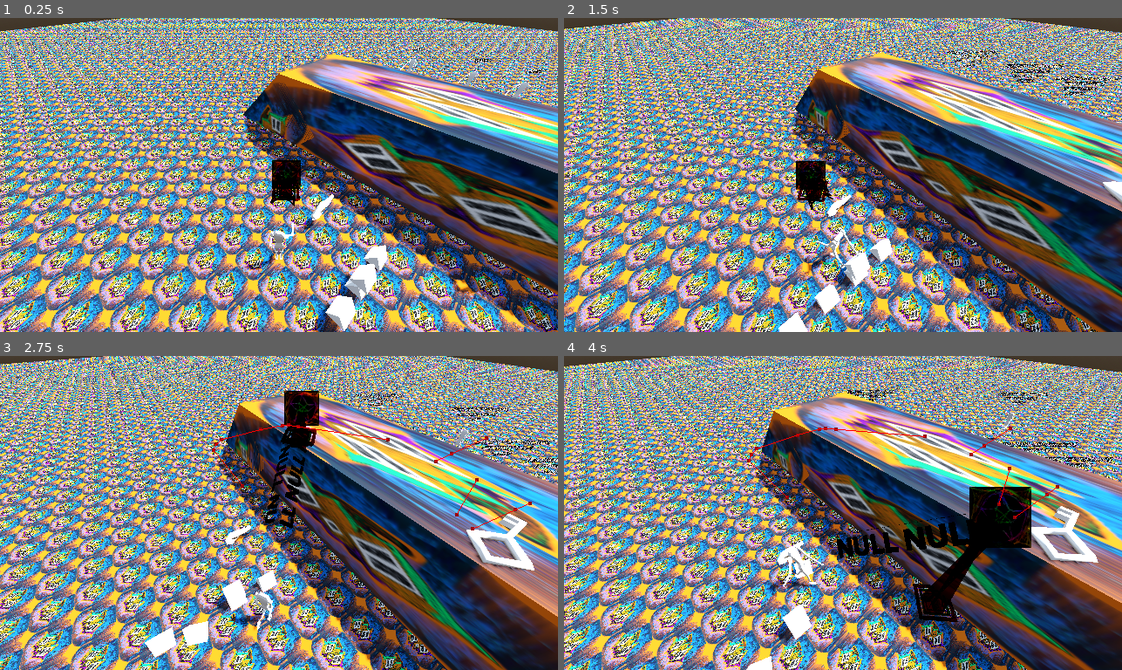
Above: before the commit, frames 1-4 (two rows, left to right).
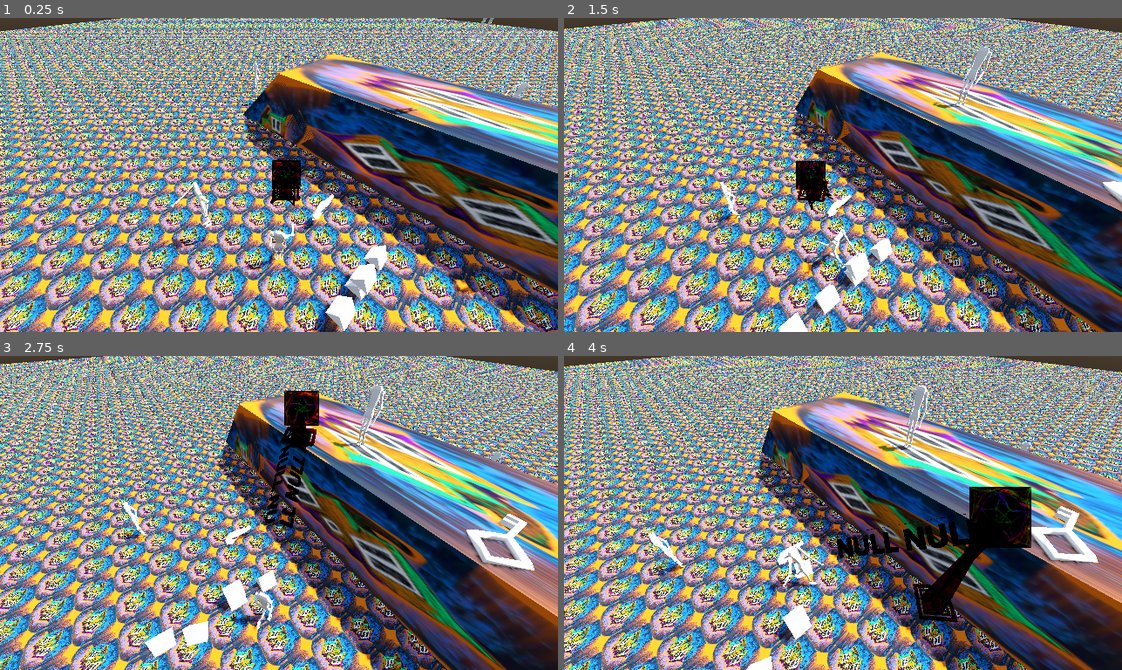
Above: after the commit, the same moments.

Repository: officialErnests/mut-4rr-
Game: Godot game, scene res://Scenes/test.tscn
Two runs of this game, one before a commit and one after it. Both use one fixed random seed, a clock stepped at 60 frames per second and the inputs below.
Inputs (mouse positions are in pixels of both pictures, inside the frame that each line leads up to):
- Up to frame 1 (0.25 s): no input
- Up to frame 2 (1.5 s): tap Enter at 0.5 s; move the mouse to (965, 159) at 0.52 s; hold D (right) 0.53-1.28 s; click (965, 159) at 0.6 s; move the mouse to (731, 190) at 1.27 s; hold S (backward) from 1.28 s (still down); tap Q (rot_cam_left) at 1.35 s
- Up to frame 3 (2.75 s): click (167, 528) at 1.55 s; move the mouse to (334, 443) at 2.02 s; release S (backward) at 2.03 s; hold D (right) from 2.03 s (still down); tap E (rot_cam_right) at 2.1 s; click (334, 443) at 2.3 s
- Up to frame 4 (4 s): move the mouse to (815, 575) at 2.77 s; release D (right) at 2.78 s; hold W (forward) 2.78-3.53 s; tap Shift (sprint) at 2.85 s; click (815, 575) at 3.05 s; move the mouse to (1010, 560) at 3.52 s; hold A (left) from 3.53 s (still down); right-click (1010, 560) at 3.6 s; click (1010, 560) at 3.8 s

The runs differ from the first frame. In frame 1, 0.8% of the frame differs, in the area x 28-98%, y 0-74%; in frame 2, 1.2%; in frame 3, 1.6%; in frame 4, 1.6%, in the area x 15-99%, y 9-89%.
Error after the commit: Parse Error: Too many arguments for "new()" call. Expected at most 3 but received 4. (res://Scripts/npc/npc_manager.gd:25)

Commit message:
v0.2.7.1 Changed godot theme - Changed my editors theme.. aka got distracted lol - Made npc rember items - took out some functions from class so they are more neater and could be reused - rewriting alot of code how pickups work

Diff:
--- a/Scenes/items/key.tscn
+++ b/Scenes/items/key.tscn
@@ -62,3 +62,10 @@
 [node name="CSGBakedCollisionShape3D2" type="CollisionShape3D" parent="."]
 transform = Transform3D(0, 0, 0.99999994, 0, 1, 0, -0.99999994, 0, 0, -0.100000024, 0, -0.6500001)
 shape = SubResource("BoxShape3D_kn0ow")
+
+[node name="VISIBLE" type="Node3D" parent="."]
+
+[node name="ViewPoint" type="Marker3D" parent="VISIBLE"]
+
+[node name="ViewPoint2" type="Marker3D" parent="VISIBLE"]
+transform = Transform3D(1, 0, 0, 0, 1, 0, 0, 0, 1, 0, 0, -1)
--- a/Scenes/npc.tscn
+++ b/Scenes/npc.tscn
@@ -17,7 +17,7 @@
 [sub_resource type="BoxShape3D" id="BoxShape3D_xxsvc"]
 size = Vector3(2, 2, 2)
 
-[node name="NPC" type="RigidBody3D" node_paths=PackedStringArray("interaction_hitbox", "vision_hitbox", "navigator", "item_manager")]
+[node name="NPC" type="RigidBody3D" node_paths=PackedStringArray("interaction_hitbox", "vision_hitbox", "navigator", "item_manager") groups=["npc"]]
 axis_lock_angular_x = true
 axis_lock_angular_z = true
 linear_damp = 1.0
@@ -30,6 +30,17 @@
 
 [node name="Body" parent="." instance=ExtResource("1_acqhf")]
 transform = Transform3D(-1, 0, 8.742278e-08, 0, 1, 0, -8.742278e-08, 0, -1, 0, 0, 0)
+
+[node name="VISIBLE" type="Node3D" parent="."]
+
+[node name="ViewPoint" type="Marker3D" parent="VISIBLE"]
+transform = Transform3D(1, 0, 0, 0, 1, 0, 0, 0, 1, 0, 1, 0)
+
+[node name="ViewPoint2" type="Marker3D" parent="VISIBLE"]
+transform = Transform3D(1, 0, 0, 0, 1, 0, 0, 0, 1, 0, 1.5, 0)
+
+[node name="ViewPoint3" type="Marker3D" parent="VISIBLE"]
+transform = Transform3D(1, 0, 0, 0, 1, 0, 0, 0, 1, 0, 0.1, 0)
 
 [node name="PickUp_pos" type="Marker3D" parent="."]
 
--- a/Scenes/player.tscn
+++ b/Scenes/player.tscn
@@ -278,3 +278,14 @@
 material_override = SubResource("StandardMaterial3D_l6n3p")
 mesh = SubResource("TorusMesh_olqyp")
 skeleton = NodePath("")
+
+[node name="VISIBLE" type="Node3D" parent="."]
+
+[node name="ViewPoint" type="Marker3D" parent="VISIBLE"]
+transform = Transform3D(1, 0, 0, 0, 1, 0, 0, 0, 1, 0, 1, 0)
+
+[node name="ViewPoint2" type="Marker3D" parent="VISIBLE"]
+transform = Transform3D(1, 0, 0, 0, 1, 0, 0, 0, 1, 0, 1.5, 0)
+
+[node name="ViewPoint3" type="Marker3D" parent="VISIBLE"]
+transform = Transform3D(1, 0, 0, 0, 1, 0, 0, 0, 1, 0, 0.1, 0)
--- a/Scenes/test.tscn
+++ b/Scenes/test.tscn
@@ -103,13 +103,13 @@
 transform = Transform3D(-1, 0, 8.742278e-08, 0, 1, 0, -8.742278e-08, 0, -1, 3, 1.0135527, -13.111565)
 
 [node name="NPC2" parent="NPC_MASTER" instance=ExtResource("6_0c07c")]
-transform = Transform3D(-1, 0, 8.742278e-08, 0, 1, 0, -8.742278e-08, 0, -1, 1, 1.0135527, -13.111565)
+transform = Transform3D(-1, 0, 8.742278e-08, 0, 1, 0, -8.742278e-08, 0, -1, 1, 5.0135527, -6.1115646)
 
 [node name="NPC3" parent="NPC_MASTER" instance=ExtResource("6_0c07c")]
-transform = Transform3D(-1, 0, 8.742278e-08, 0, 1, 0, -8.742278e-08, 0, -1, 5, 1.0135527, -13.111565)
+transform = Transform3D(-1, 0, 8.742278e-08, 0, 1, 0, -8.742278e-08, 0, -1, -8, 1.0135527, -6.1115646)
 
 [node name="NPC4" parent="NPC_MASTER" instance=ExtResource("6_0c07c")]
-transform = Transform3D(-1, 0, 8.742278e-08, 0, 1, 0, -8.742278e-08, 0, -1, -2, 1.0135527, -13.111565)
+transform = Transform3D(-1, 0, 8.742278e-08, 0, 1, 0, -8.742278e-08, 0, -1, -2, 1.0135527, 0.88843536)
 
 [node name="Items" type="Node3D" parent="."]
 
--- a/Scripts/globals/global.gd
+++ b/Scripts/globals/global.gd
@@ -30,8 +30,8 @@
 
 # npc
 var next_id := 0
-var npc_ids : Array[RigidBody3D]
-func declareNpc(p_npc: RigidBody3D) -> int:
-	npc_ids.push_back(p_npc)
+var charecter_ids : Array[RigidBody3D]
+func declareCharecter(p_npc: RigidBody3D) -> int:
+	charecter_ids.push_back(p_npc)
 	next_id += 1
 	return next_id - 1
--- a/Scripts/items/main/item.gd
+++ b/Scripts/items/main/item.gd
@@ -42,10 +42,15 @@
 		enums.ItemType.GUN:
 			extend_script.shoot()
 		enums.ItemType.KEY:
-			p_main.use(get_parent().params)
+			p_main.use(getParams())
 		_:
 			p_main.use()
 
+func getParams():
+	return get_parent().params
+
+func getType():
+	return type
 
 func drop() -> void:
 	item_equiped = false
--- a/Scripts/npc/npc_manager.gd
+++ b/Scripts/npc/npc_manager.gd
@@ -20,10 +20,13 @@
 
 func _ready() -> void:
 	# Finds and picks up first key since funny shit XD
-	id = global.declareNpc(self)
+	id = global.declareCharecter(self)
 	navigator.done_moving.connect(update)
 	priority_list.append(Idea.new(enums.Toughts.ITEM_PICKUP, enums.ItemType.KEY, {"door_key" : 1}, self))
 	priority_list.append(Idea.new(enums.Toughts.ITEM_PICKUP, enums.ItemType.GUN, {}, self))
+
+	vision_hitbox.body_entered.connect(visionSignal)
+	vision_hitbox.body_exited.connect(visionSignal)
 
 func update():
 	var is_decision_made = false
@@ -65,30 +68,48 @@
 	# also make so that if the function can't be done it adds new element to array and tries that
 	return is_decision_made
 
-class Seen_object extends Item:
+func visionSignal(body: Node3D):
+	if body.is_in_group("npc"):
+		pass
+	elif  body.is_in_group("item"):
+		pass
+	elif body.is_in_group("player"):
+		pass
+
+
+func visionCanSee(object: Node3D):
+	castRay(object.global_position)
+	#* TODO make em work based on visible markers aka markers 3d
+
+class Seen_object:
 	var position: Vector3
 	var time_seen: int
-	func _init(p_object_of_intrest: enums.ItemType, p_object_params: Dictionary, p_position: Vector3) -> void:
-		super(p_object_of_intrest, p_object_params)
+	var item: Item
+	func _init(p_position: Vector3, p_item: Item) -> void:
 		position = p_position
 		time_seen = global.getTime()
+		item = p_item
 
 class Seen_person:
-	#* TODO
 	var position: Vector3
 	var time_seen: int
 	var person_id: int
+	func _init(p_position: Vector3, p_person_id: int) -> void:
+		position = p_position
+		time_seen = global.getTime()
+		person_id = p_person_id
 
 
 #functions return true if rest needs to be skipped
-class Idea extends Item:
+class Idea:
 	var tought_types: enums.Toughts
 	var this_node: Node
 	var idea_cycle : int
-	func _init(p_type: enums.Toughts, p_object_of_intrest: enums.ItemType, p_object_params: Dictionary, p_parent_node: Node) -> void:
-		super(p_object_of_intrest, p_object_params)
+	var object_of_intrest
+	func _init(p_type: enums.Toughts, p_object_of_intrest, p_parent_node: Node) -> void:
 		tought_types = p_type
 		this_node = p_parent_node
+		object_of_intrest = p_object_of_intrest
 		idea_cycle = p_parent_node.idea_cycle_now - 1
 	# if it needs somthing beforehand
 	func expandUpon() -> Dictionary:
@@ -114,10 +135,10 @@
 
 				var found_item = getIteractableItems()
 				if not found_item:
-					this_node.priority_list.push_front(Idea.new(enums.Toughts.ITEM_WALKTO, object_of_intrest, object_params, this_node))
+					this_node.priority_list.push_front(Idea.new(enums.Toughts.ITEM_WALKTO, object_of_intrest.type, object_of_intrest.params, this_node))
 					return {"indexSet": -1}
 				if this_node.item_manager.equiped_item:
-					this_node.priority_list.push_front(Idea.new(enums.Toughts.ITEM_THROW, object_of_intrest, object_params, this_node))
+					this_node.priority_list.push_front(Idea.new(enums.Toughts.ITEM_THROW, object_of_intrest.type, object_of_intrest.params, this_node))
 					return {"indexSet": -1}
 				# DONE ^
 
@@ -181,37 +202,34 @@
 						closest_item = detected_body
 		return closest_item
 
-	func itemMatchPre(p_item) -> bool:
+	func itemMatchPre(p_item : Node3D) -> bool:
 		if p_item.is_in_group("item"):
-			return itemMatch(p_item)
-		return false
-
-	func itemMatch(p_item) -> bool:
-		var script_main = p_item.get_node("MAIN")
-		if script_main.type == object_of_intrest:
-			var does_params_fit = true
-			for iter_param_key: String in object_params.keys():
-				if p_item.params.has(iter_param_key):
-					if p_item.params[iter_param_key] == object_params[iter_param_key]:
-						continue
-				does_params_fit = false
-				print("..Params don't fit: " + iter_param_key)
-				break
-			if does_params_fit:
-				print("..Found!")
-				return true
-		print("..Wrong type")
+			return this_node.itemMatch(this_node.nodeToItem(p_item), object_of_intrest)
 		return false
 
 	func _to_string() -> String:
 		return enums.Toughts.keys()[tought_types] + " | " + enums.ItemType.keys()[object_of_intrest] + " - " + JSON.stringify(object_params)
 
 class Item:
-	var object_of_intrest: enums.ItemType
-	var object_params: Dictionary
+	var type: enums.ItemType
+	var params: Dictionary
 	func _init(p_object_of_intrest: enums.ItemType, p_object_params: Dictionary) -> void:
-		object_of_intrest = p_object_of_intrest
-		object_params = p_object_params
+		type = p_object_of_intrest
+		params = p_object_params
+
+func nodeToItem(p_node) -> Item:
+	var res_item = Item.new(p_node.getType(), p_node.getParams())
+
+func itemMatch(p_item: Item, p_item_min: Item) -> bool:
+		var script_main = p_item.get_node("MAIN")
+		if script_main.type == p_item_min.object_of_intrest:
+			for iter_param_key: String in p_item_min.object_params.keys():
+				if p_item.params.has(iter_param_key):
+					if p_item.params[iter_param_key] == p_item_min.object_params[iter_param_key]:
+						continue
+				return false
+			return true
+		return false
 
 func castRay(p_end_position :Vector3):
 	var ray_point_start = vision_hitbox.global_position
--- /dev/null
+++ b/Scripts/player/oneTime/id_getter.gd
@@ -0,0 +1,7 @@
+class_name NB_ID_GET extends NB_item
+
+@export var main: Node3D
+var id := -1
+func  _ready() -> void:
+	id = global.declareCharecter(main)
+	main.set_meta("ID", id)
--- a/project.godot
+++ b/project.godot
@@ -35,6 +35,7 @@
 item=""
 Interactable=""
 Player=""
+npc=""
 
 [input]
 
Not shown, added: Scripts/player/oneTime/id_getter.gd.uid
